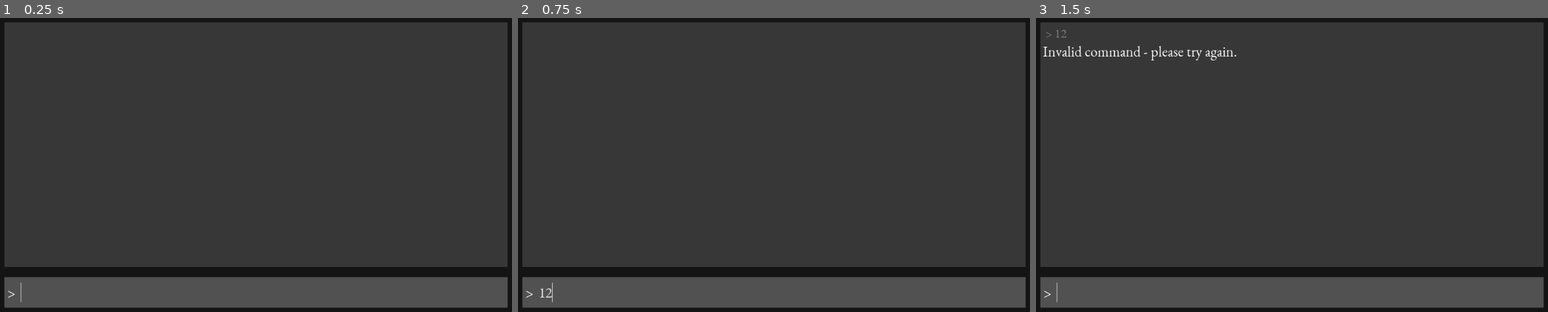
Above: before the commit, frames 1-3 (left to right).
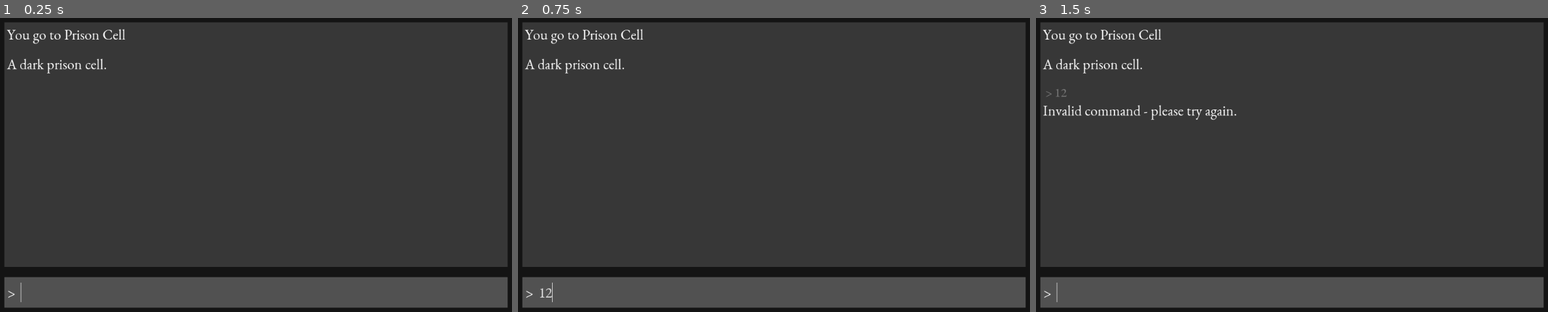
Above: after the commit, the same moments.

Repository: philipuriarte/Godot-Retro-Text-Adventure-Tutorial
Game: Godot game, scene res://scenes/game.tscn
The game is run twice, just before and just after one commit, with the same random seed, the same clock (stepped at 60 frames per second) and the same inputs.
Inputs (mouse positions are in pixels of both pictures, inside the frame that each line leads up to):
- Up to frame 1 (0.25 s): no input
- Up to frame 2 (0.75 s): click (784, 291) at 0.52 s; type "12" at 0.6 s
- Up to frame 3 (1.5 s): tap Enter at 1.25 s

The runs differ from the first frame. In frame 1, 0.5% of the frame differs, in the area x 1-25%, y 3-19%; in frame 2, 0.5%; in frame 3, 1.5%, in the area x 1-40%, y 3-35%.

Commit message:
Update func initialize

Diff:
--- a/logic/command_processor.gd
+++ b/logic/command_processor.gd
@@ -6,7 +6,7 @@
 
 
 func initialize(starting_room):
-	current_room = starting_room
+	change_room(starting_room)
 
 
 func process_command(input: String) -> String:
